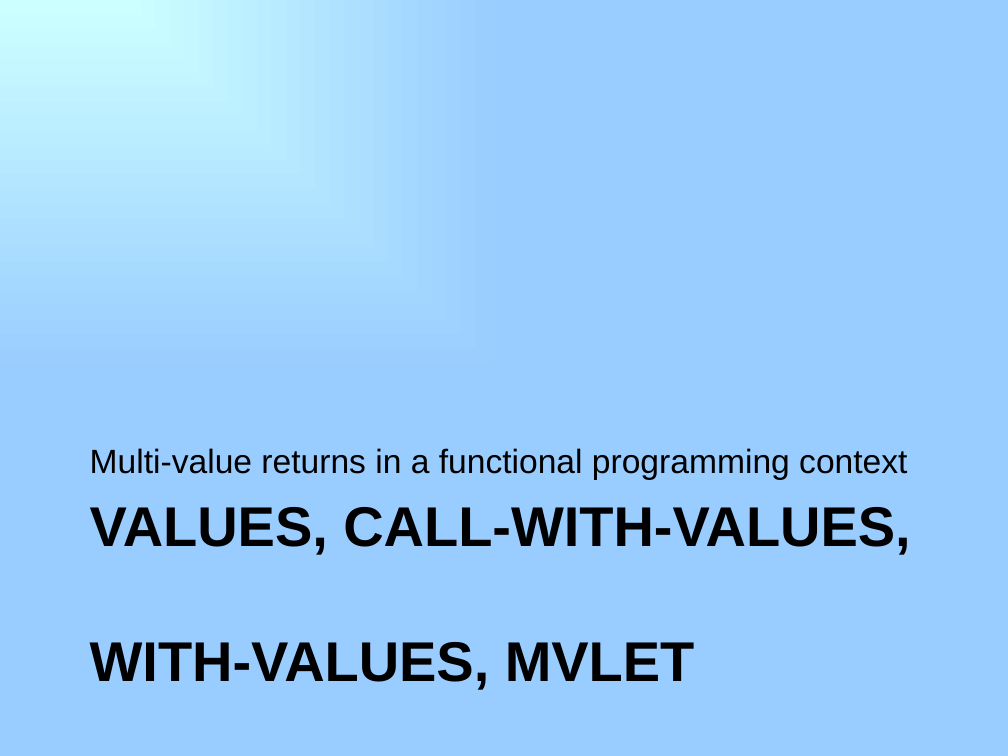
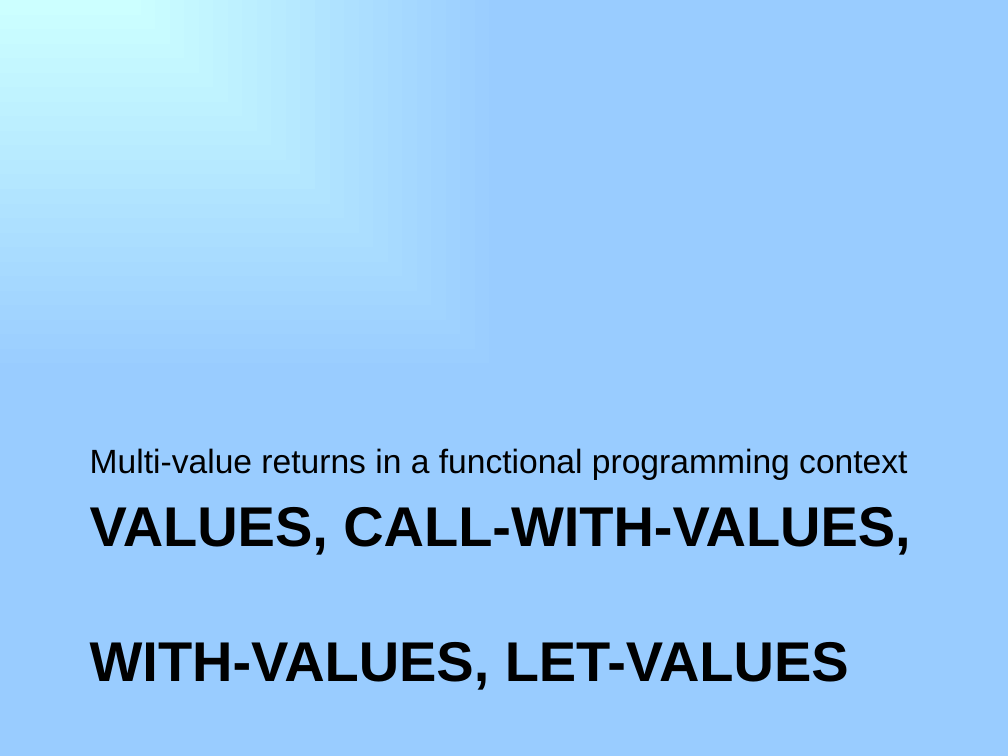
Before and after one commit to RHIT-CSSE/csse304, a slide deck: slide 10 of ClassMaterials/Memoization/memoization.pptx. Drawn at 1008x756 pixels with LibreOffice and Linux fonts; fonts in the diff are those of the drawing. Boxes give left, top, right and bottom in pixels: in the first picture for what was removed or moved away, otherwise in the second. Text is boxed around its words. In the diff, an @@ line names an element or a change of style, - is before the commit and + after.

```diff
--- a/ClassMaterials/Memoization/memoization.pptx
+++ b/ClassMaterials/Memoization/memoization.pptx
@@ title at (x1=90, y1=507, x2=910, y2=690): text changed @@
-VALUES, CALL-WITH-VALUES,
-WITH-VALUES, MVLET
+VALUES, CALL-WITH-VALUES,
+WITH-VALUES, LET-VALUES
```
Also in this commit, not shown: 1 other file.
